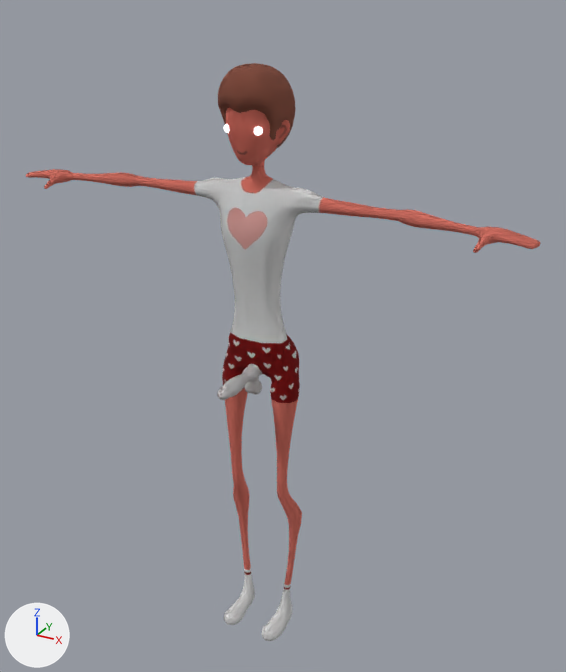
An edit to the glTF model art/human/Masc Base Model.glb, drawn before and after from the same camera.
The view is the same before and after, from a 50 mm camera at (0.913, -1.544, 1.669) aimed at (0.043, 0.038, 0.879). Lighting does not change. The marker at lower left points along +X, +Y and +Z.

Script lines for the objects in view, before the commit:
```python
me_cube_004 = bpy.data.meshes.new('Cube.004')
me_cube_004.from_pydata(...)  # 3554 vertices, 7100 faces; spans x -0.65..0.65, y -0.19..0.07, z 0.0..1.5
me_masc_1_002 = bpy.data.meshes.new('Masc 1.002')
me_masc_1_002.from_pydata(...)  # 4136 vertices, 8252 faces; spans x -0.65..0.65, y -0.19..0.09, z 0.0..1.53
# faces by material slot: [7868, 384]
me_masc_1_002.materials.append(mat_m1_nude)  # picture img_masc_1_nude_color
me_masc_1_002.materials.append(mat_eye_white)  # white #ffffff
ob_male_base_mesh = bpy.data.objects.new('Male Base Mesh', me_cube_004)
ob_male_base_mesh.location = (0.0, 0.0, 0.0)
ob_masc_1_nude = bpy.data.objects.new('Masc 1 Nude', me_masc_1_002)
ob_masc_1_nude.location = (0.0, 0.0, 0.0)
```
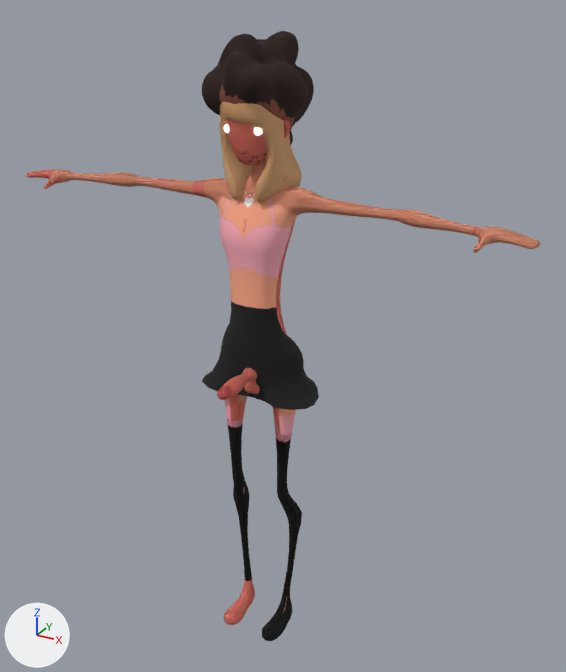
Edits to the scene script, one JSON object a line:
```json
{"op": "add", "block": "img_masc_3_nude_color", "code": ["img_masc_3_nude_color = load_image('Masc 3 Nude Color', '_unpacked/Masc_3_Nude_Color', 1024, 1024, 'sRGB')"]}
{"op": "add", "block": "img_masc_3_color", "code": ["img_masc_3_color = load_image('Masc 3 Color', '_unpacked/Masc_3_Color', 1024, 1024, 'sRGB')"]}
{"op": "add", "block": "img_masc_2_nude_color", "code": ["img_masc_2_nude_color = load_image('Masc 2 Nude Color', '_unpacked/Masc_2_Nude_Color', 1024, 1024, 'sRGB')"]}
{"op": "add", "block": "img_masc_2_color", "code": ["img_masc_2_color = load_image('Masc 2 Color', '_unpacked/Masc_2_Color', 1024, 1024, 'sRGB')"]}
{"op": "add", "block": "mat_m3_nude", "code": ["mat_m3_nude = principled_material('M3 Nude')", "mat_m3_nude.texture = img_masc_3_nude_color", "mat_m3_nude.roughness = 1.0"]}
{"op": "add", "block": "mat_m3", "code": ["mat_m3 = principled_material('M3')", "mat_m3.texture = img_masc_3_color", "mat_m3.roughness = 1.0"]}
{"op": "add", "block": "mat_m2_nude", "code": ["mat_m2_nude = principled_material('M2 Nude')", "mat_m2_nude.texture = img_masc_2_nude_color", "mat_m2_nude.roughness = 1.0"]}
{"op": "add", "block": "mat_m2", "code": ["mat_m2 = principled_material('M2')", "mat_m2.texture = img_masc_2_color", "mat_m2.roughness = 1.0"]}
{"op": "add", "block": "me_masc_1_015", "code": ["me_masc_1_015 = bpy.data.meshes.new('Masc 1.015')", "me_masc_1_015.from_pydata(...)  # 4880 vertices, 9740 faces; spans x -0.65..0.65, y -0.19..0.13, z 0.0..1.59", "# faces by material slot: [9356, 384]", "me_masc_1_015.materials.append(mat_m3_nude)  # picture img_masc_3_nude_color", "me_masc_1_015.materials.append(mat_eye_white)  # white #ffffff"]}
{"op": "add", "block": "me_masc_1_014", "code": ["me_masc_1_014 = bpy.data.meshes.new('Masc 1.014')", "me_masc_1_014.from_pydata(...)  # 3790 vertices, 7564 faces; spans x -0.65..0.65, y -0.13..0.13, z 0.0..1.59", "# faces by material slot: [7180, 384]", "me_masc_1_014.materials.append(mat_m3)  # picture img_masc_3_color", "me_masc_1_014.materials.append(mat_eye_white)  # white #ffffff"]}
{"op": "add", "block": "me_masc_1_010", "code": ["me_masc_1_010 = bpy.data.meshes.new('Masc 1.010')", "me_masc_1_010.from_pydata(...)  # 5712 vertices, 11404 faces; spans x -0.65..0.65, y -0.19..0.09, z 0.0..1.5", "# faces by material slot: [11020, 384]", "me_masc_1_010.materials.append(mat_m2_nude)  # picture img_masc_2_nude_color", "me_masc_1_010.materials.append(mat_eye_white)  # white #ffffff"]}
{"op": "add", "block": "me_masc_1_009", "code": ["me_masc_1_009 = bpy.data.meshes.new('Masc 1.009')", "me_masc_1_009.from_pydata(...)  # 4732 vertices, 9396 faces; spans x -0.65..0.65, y -0.13..0.09, z 0.0..1.5", "# faces by material slot: [9012, 384]", "me_masc_1_009.materials.append(mat_m2)  # picture img_masc_2_color", "me_masc_1_009.materials.append(mat_eye_white)  # white #ffffff"]}
{"op": "add", "block": "ob_masc_3_nude", "code": ["ob_masc_3_nude = bpy.data.objects.new('Masc 3 Nude', me_masc_1_015)", "ob_masc_3_nude.location = (0.0, 0.0, 0.0)"]}
{"op": "add", "block": "ob_masc_3", "code": ["ob_masc_3 = bpy.data.objects.new('Masc 3', me_masc_1_014)", "ob_masc_3.location = (0.0, 0.0, 0.0)"]}
{"op": "add", "block": "ob_masc_2_nude", "code": ["ob_masc_2_nude = bpy.data.objects.new('Masc 2 Nude', me_masc_1_010)", "ob_masc_2_nude.location = (0.0, 0.0, 0.0)"]}
{"op": "add", "block": "ob_masc_2", "code": ["ob_masc_2 = bpy.data.objects.new('Masc 2', me_masc_1_009)", "ob_masc_2.location = (0.0, 0.0, 0.0)"]}
```

Boxes [x1, y1, x2, y2] around the edits, measured in the pictures (566 x 672 px):
```json
{"object": "Masc 2", "change": "added", "after": [50, 161, 540, 641]}
{"object": "Masc 3 Nude", "change": "added", "after": [202, 31, 314, 145], "on screen": "black"}
{"object": "Masc 2 Nude", "change": "added", "after": [45, 102, 301, 203], "on screen": "brown", "faces in mat_m2_nude (picture img_masc_2_nude_color)": [45, 102, 301, 203]}
{"object": "Masc 3", "change": "added", "after": [238, 160, 528, 612]}
{"object": "Male Base Mesh", "change": "unchanged, covered by the edit", "before": [26, 108, 540, 641]}
```
